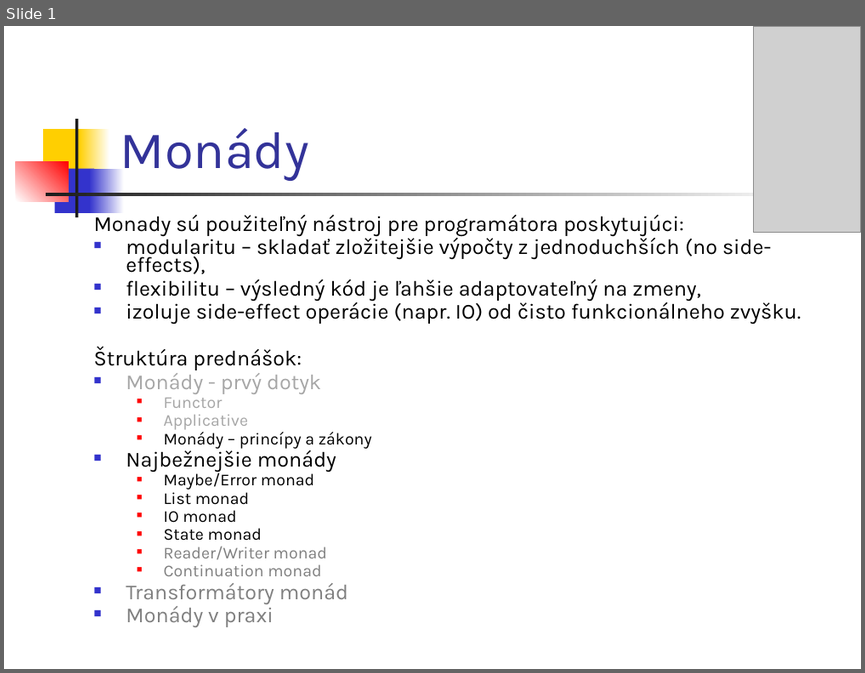
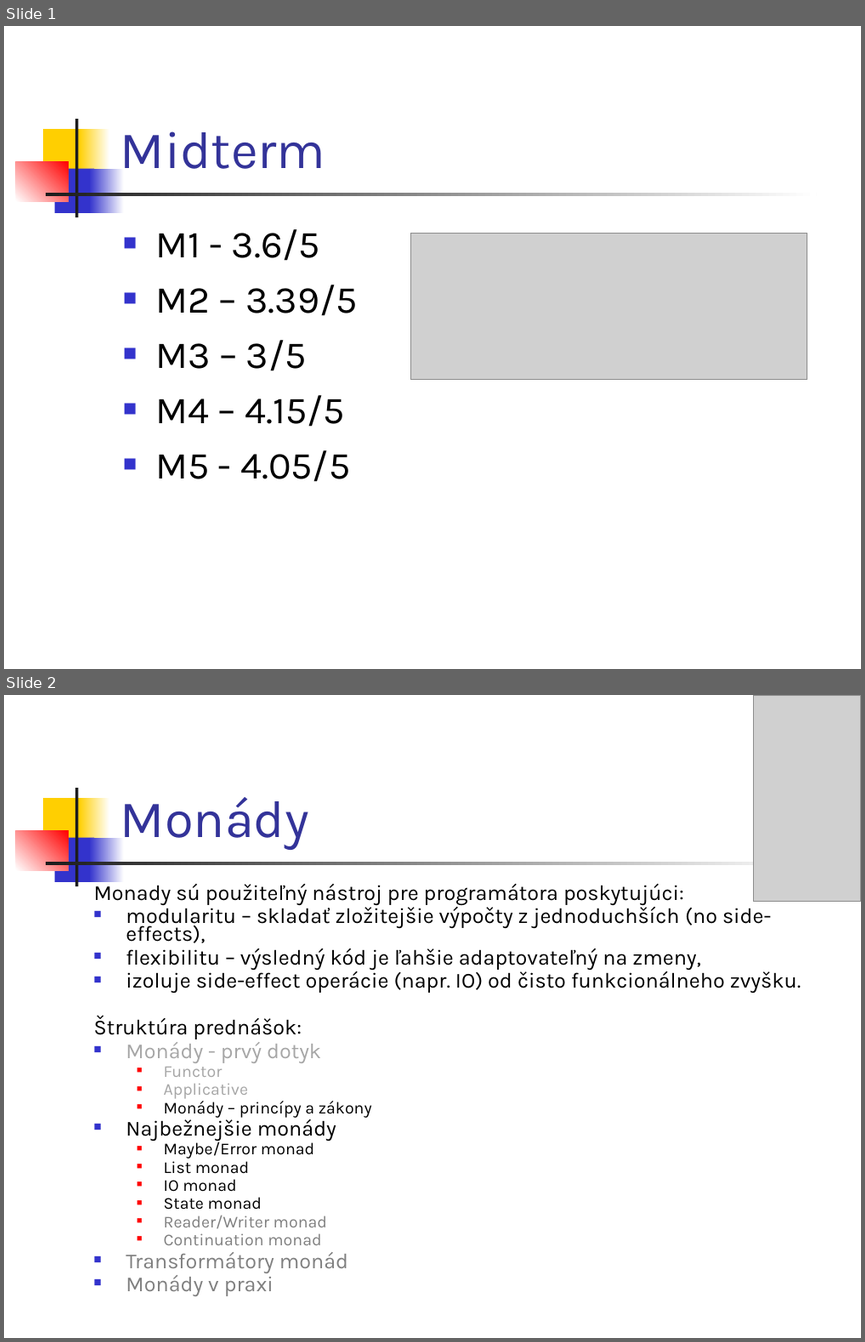
Before and after one commit to Funkcionalne/Prednasky, a slide deck: 12/12_fpro.ppt. Shown one above the other, each under a label of ours: slide 1 before the commit, slides 1 and 2 after it. The pictures are 865x673 and 865x1342 pixels, drawn with LibreOffice and Linux fonts; fonts in the diff are those of the drawing; grey boxes stand for pictures. Boxes give left, top, right and bottom in pixels: in the first picture for what was removed or moved away, otherwise in the second. Text is boxed around its words. In the diff, an @@ line names an element or a change of style, - is before the commit and + after.

```diff
--- a/12/12_fpro.ppt
+++ b/12/12_fpro.ppt
@@ slide 1 added at bbox=[4, 26, 861, 669], background #FFFFFF; not listed: 7 template elements that a slide beside it also shows @@
@@ title added at bbox=[120, 131, 326, 169], 44 pt, text #333399 @@
+Midterm
@@ text added at bbox=[155, 229, 357, 482], 32 pt, text #000000 @@
+■ M1 - 3.6/5
+■ M2 – 3.39/5
+■ M3 – 3/5
+■ M4 – 4.15/5
+■ M5 - 4.05/5
@@ picture added at bbox=[411, 233, 808, 380] @@
@@ what was slide 1 is now slide 2 @@
```
Also in this commit, not shown: 1 slide changed, 5 other files.
